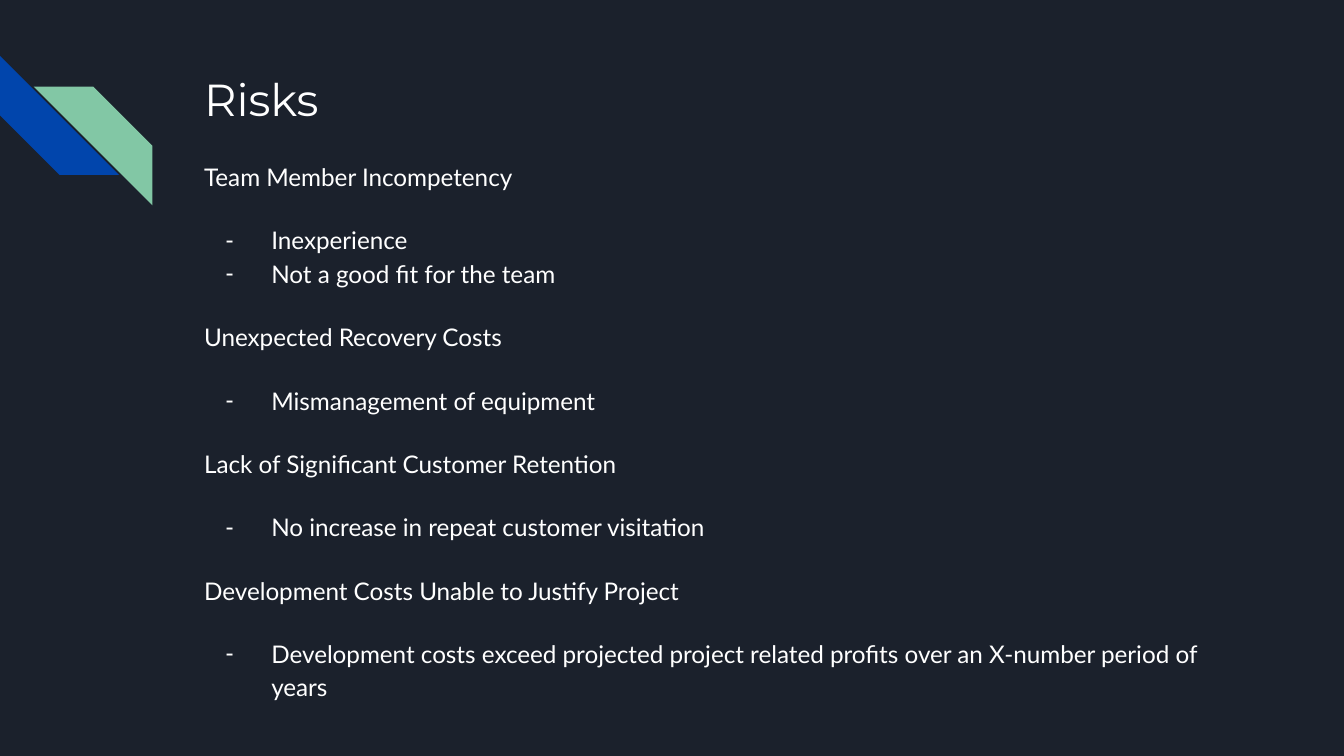
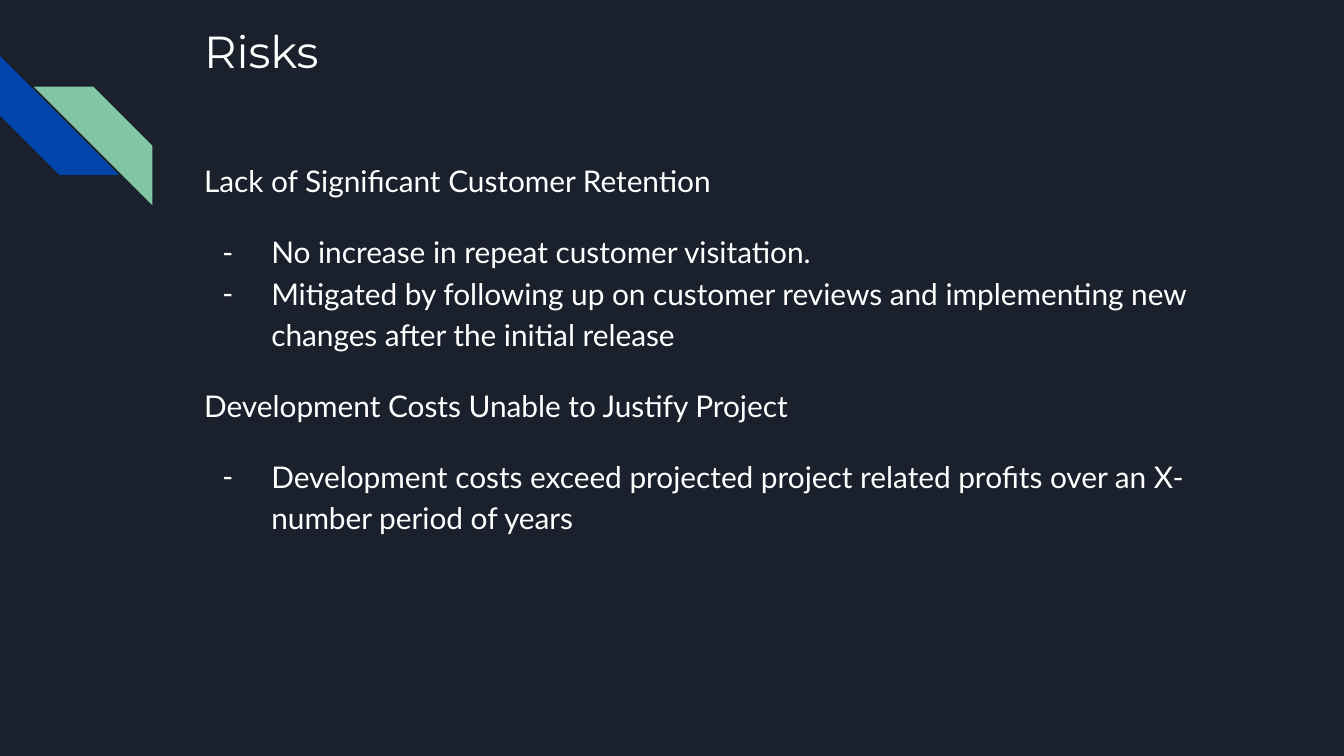
Before and after one commit to SPM-OT/lab-5-team-shadow-dogs-unleashed, a slide deck: slide 6 of iPad Restaurant App.pptx (slide 5 before the commit). Drawn at 1344x756 pixels with LibreOffice and Linux fonts; fonts in the diff are those of the drawing. Boxes give left, top, right and bottom in pixels: in the first picture for what was removed or moved away, otherwise in the second. Text is boxed around its words. In the diff, an @@ line names an element or a change of style, - is before the commit and + after.

Commit message:
Fixed ppt slides

```diff
--- a/iPad Restaurant App.pptx
+++ b/iPad Restaurant App.pptx
@@ title "Risks": place and size @@
-title "Risks" at <box>204,82,319,117</box>
+title "Risks" at <box>204,34,319,69</box>
@@ text at <box>204,168,595,415</box>: paragraphs removed @@
-Team Member Incompetency
-– Inexperience
-– Not a good fit for the team
-Unexpected Recovery Costs
-– Mismanagement of equipment
@@ text at <box>204,170,1184,534</box>: size 13 to 16 pt in "Lack of Significant Customer Retention", "Development Costs Unable to Justify Project", "Development costs exceed projected project related profits ..."; less space between paragraphs; indent changed @@
@@ text at <box>271,241,1187,352</box>: text changed; size 13 to 16 pt @@
-– No increase in repeat customer visitation
+– No increase in repeat customer visitation.
+– Mitigated by following up on customer reviews and implementing new changes after the initial release
```
Also in this commit, not shown: 5 other slides changed, 1 slide added.
